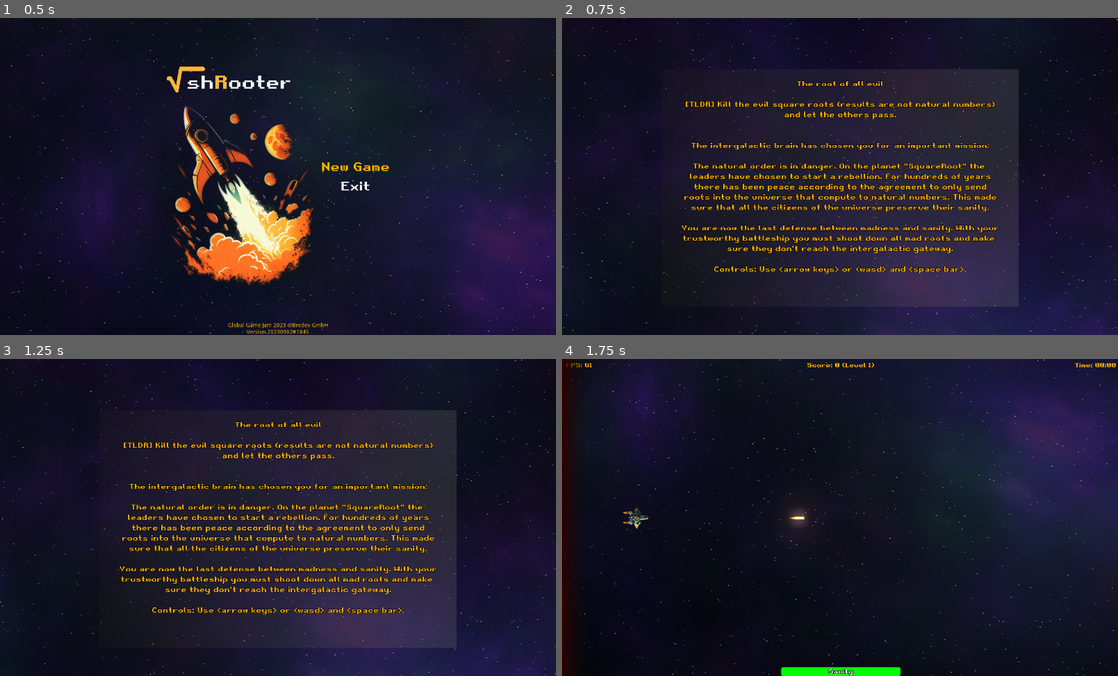
Above: before the commit, frames 1-4 (two rows, left to right).
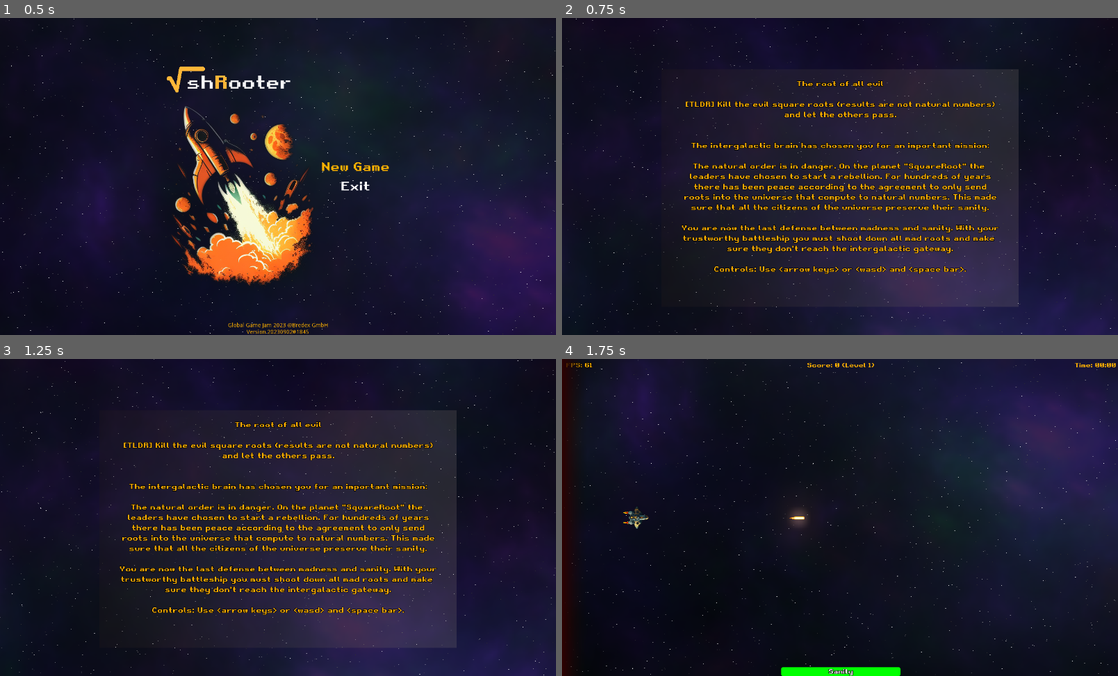
Above: after the commit, the same moments.

Repository: gingerr/ggj-2023-roots-one
Game: Godot game, scene res://MainMenu.tscn
Same seed, same stepped clock (60 frames per second), same inputs: the game is played once before the commit and once after it.
Inputs:
- Up to frame 1 (0.5 s): no input
- Up to frame 2 (0.75 s): click "New Game" at 0.5 s
- Up to frame 3 (1.25 s): no input
- Up to frame 4 (1.75 s): tap Enter at 1.25, 1.35 s; hold Right (ui_right) from 1.28 s (still down); tap Space at 1.52 s

Frame 1 is identical in both runs. In frame 2, 0.5% of the frame differs, in the area x 0-100%, y 0-100%; in frame 3, 0.5%; in frame 4, 0.5%.

Commit message:
.

Diff:
--- a/Stars.gd
+++ b/Stars.gd
@@ -16,16 +16,14 @@
 }
 
 # arrays for stars per brightness / Data shared between reuses of backgroundLayer
-const stars_0_2 		= []
-const stars_0_4 		= []
-const stars_0_6 		= []
-const stars_0_8 		= []
-const stars_1_0 		= []
+var stars_0_2 		= []
+var stars_0_4 		= []
+var stars_0_6 		= []
+var stars_0_8 		= []
+var stars_1_0 		= []
 
 # Called when the node enters the scene tree for the first time.
 func _ready():
-	if (stars_0_2.size() > 0):
-		return
 	stars_0_2.resize(batch_size * 2)
 	stars_0_4.resize(batch_size * 2)
 	stars_0_6.resize(batch_size * 2)
@@ -91,8 +89,8 @@
 	update()
 
 func _draw():
-	draw_multiline(stars_0_2, Color(0.2, 0.2, 0.2), 1.0, false)
-	draw_multiline(stars_0_4, Color(0.4, 0.4, 0.4), 1.0, false)
-	draw_multiline(stars_0_6, Color(0.6, 0.6, 0.6), 1.0, false)
-	draw_multiline(stars_0_8, Color(0.8, 0.8, 0.8), 1.0, false)
-	draw_multiline(stars_1_0, Color(1.0, 1.0, 1.0), 1.0, false)
+	draw_multiline(stars_0_2, Color(0.2, 0.2, 0.2), 1.0)
+	draw_multiline(stars_0_4, Color(0.4, 0.4, 0.4), 1.0)
+	draw_multiline(stars_0_6, Color(0.6, 0.6, 0.6), 1.0)
+	draw_multiline(stars_0_8, Color(0.8, 0.8, 0.8), 1.0)
+	draw_multiline(stars_1_0, Color(1.0, 1.0, 1.0), 1.0)
